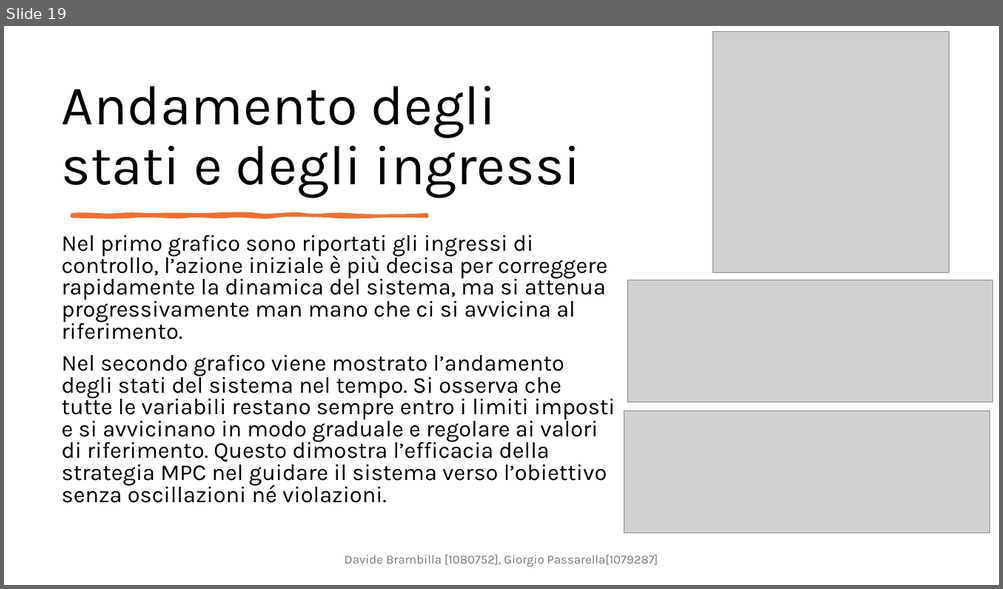
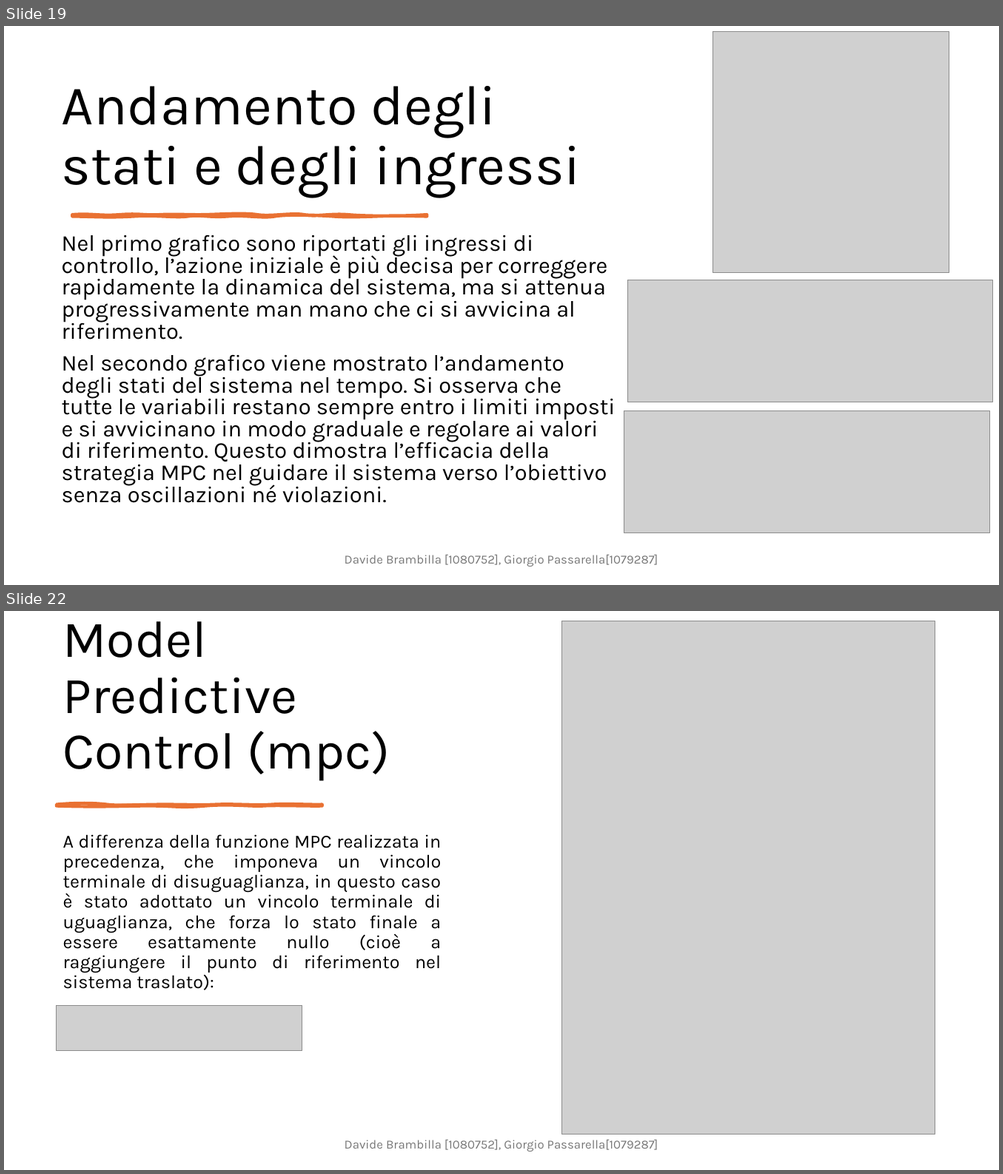
Before and after one commit to DavideBrambilla98/interconnectedTanksMPC, a slide deck: cam.pptx. Shown one above the other, each under a label of ours: slide 19 before the commit, slides 19 and 22 after it; the slides between them are not shown. The pictures are 1003x589 and 1003x1174 pixels, drawn with LibreOffice and Linux fonts; fonts in the diff are those of the drawing; grey boxes stand for pictures. Boxes give left, top, right and bottom in pixels: in the first picture for what was removed or moved away, otherwise in the second. Text is boxed around its words. In the diff, an @@ line names an element or a change of style, - is before the commit and + after.

Commit message:
Update cam.pptx
Aggiunta parte su vincolo di uguaglianza

```diff
--- a/cam.pptx
+++ b/cam.pptx
@@ slide 22 added at <box>4,611,999,1170</box>, background #FFFFFF @@
@@ title added at <box>63,621,390,780</box>, 50 pt, text #000000 @@
+Model Predictive Control (mpc)
@@ picture added at <box>562,621,935,1134</box> @@
@@ freeform shape added at <box>57,805,322,806</box>, fill #E97132, outline #E97132 3 pt @@
@@ text added at <box>63,834,441,991</box>, 18 pt, text #000000 @@
+A differenza della funzione MPC realizzata in precedenza, che imponeva un vincolo terminale di disuguaglianza, in questo caso è stato adottato un vincolo terminale di uguaglianza, che forza lo stato finale a essere esattamente nullo (cioè a raggiungere il punto di riferimento nel sistema traslato):
@@ picture added at <box>57,1006,301,1051</box> @@
@@ text added at <box>344,1140,658,1152</box>, 12 pt, text #797979 @@
+Davide Brambilla [1080752], Giorgio Passarella[1079287]
```
Also in this commit, not shown: 8 other slides added.
